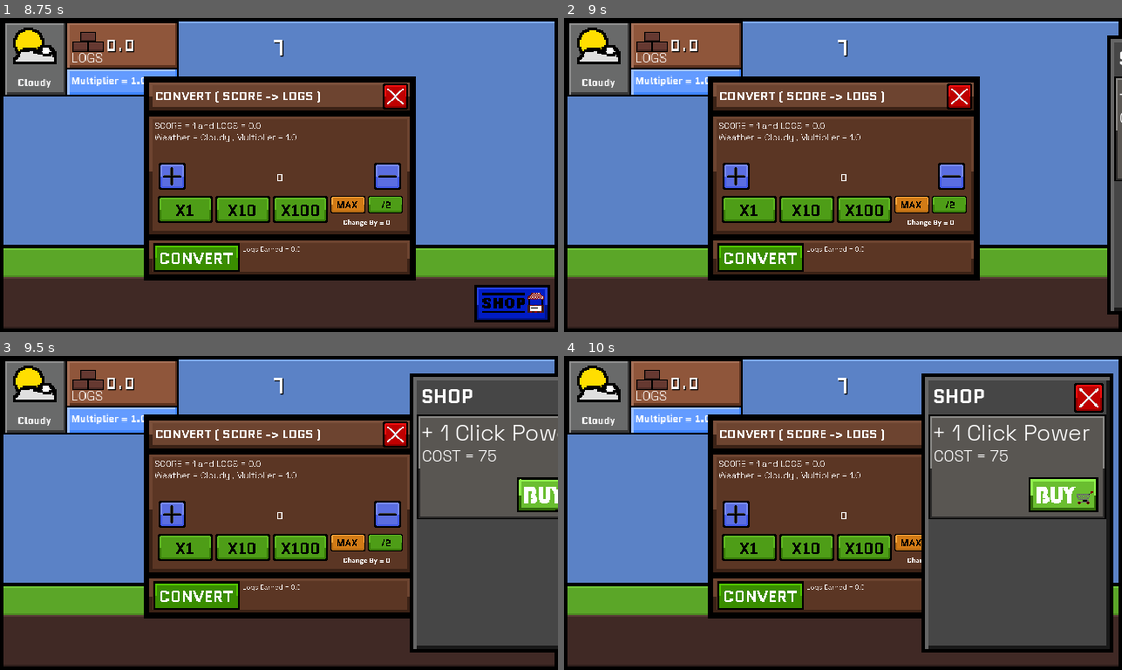
Above: before the commit, frames 1-4 (two rows, left to right).
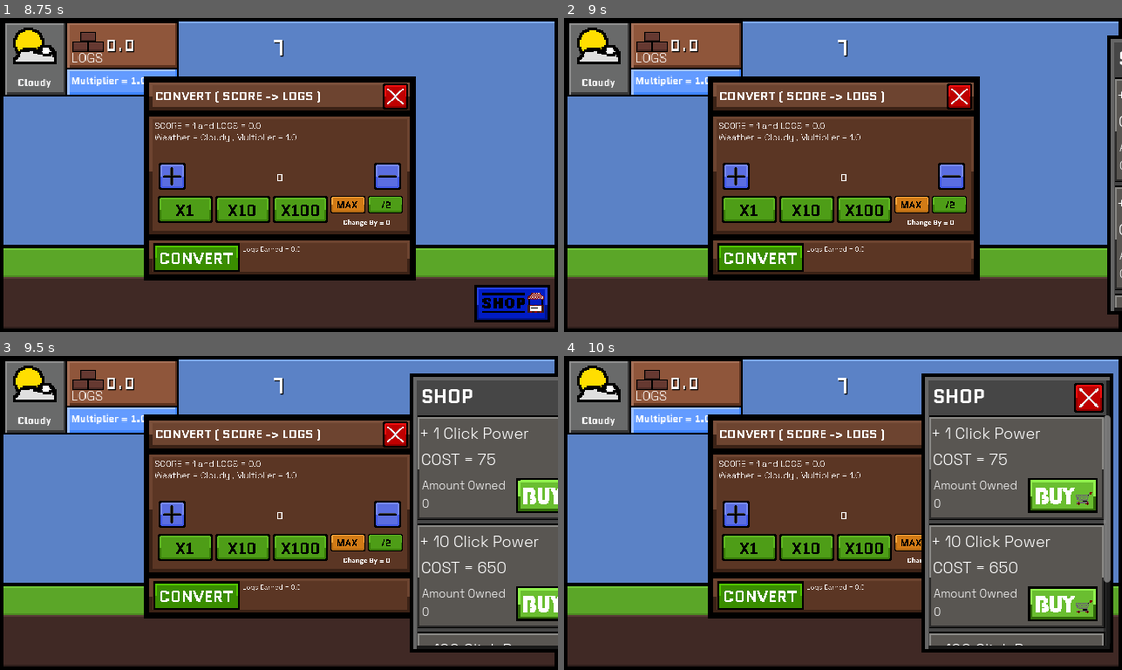
Above: after the commit, the same moments.

Repository: d3V-E/Tree-Game
Game: Godot game, scene res://scenes/main_game.tscn
Two runs of this game, one before a commit and one after it. Both use one fixed random seed, a clock stepped at 60 frames per second and the inputs below.
Inputs (mouse positions are in pixels of both pictures, inside the frame that each line leads up to):
- Up to frame 1 (8.75 s): click (279, 178) at 0.5 s; click (89, 36) at 1.25 s; click (195, 256) at 2 s; click (195, 256) at 2.75 s; click (172, 175) at 3.5 s; click (385, 175) at 4.25 s; click (184, 209) at 5 s; click (245, 209) at 5.75 s; click (301, 209) at 6.5 s; click (345, 203) at 7.25 s; click (385, 203) at 8 s
- Up to frame 2 (9 s): click (1077, 303) at 8.75 s
- Up to frame 3 (9.5 s): no input
- Up to frame 4 (10 s): click (1116, 494) at 9.5 s

Frame 1 is identical in both runs. In frame 2, 0.4% of the frame differs, in the area x 98-100%, y 18-93%; in frame 3, 4.1%; in frame 4, 6.0%, in the area x 65-98%, y 18-93%.

Commit message:
Update 6

Diff:
--- a/scenes/main_game.tscn
+++ b/scenes/main_game.tscn
@@ -386,35 +386,174 @@
 text = "SHOP"
 vertical_alignment = 1
 
-[node name="VBoxContainer" type="VBoxContainer" parent="CanvasLayer/Shopline" unique_id=884708750]
+[node name="ScrollContainer" type="ScrollContainer" parent="CanvasLayer/Shopline" unique_id=1301177699]
 offset_left = -101.0
 offset_top = -112.0
-offset_right = 103.0
+offset_right = 102.0
 offset_bottom = 152.0
-
-[node name="Click + 1" type="Sprite2D" parent="CanvasLayer/Shopline/VBoxContainer" unique_id=1847787695]
-position = Vector2(101, 59)
+horizontal_scroll_mode = 0
+vertical_scroll_mode = 2
+
+[node name="VBoxContainer" type="VBoxContainer" parent="CanvasLayer/Shopline/ScrollContainer" unique_id=884708750]
+layout_mode = 2
+size_flags_horizontal = 3
+size_flags_vertical = 3
+
+[node name="Control 1" type="Control" parent="CanvasLayer/Shopline/ScrollContainer/VBoxContainer" unique_id=1634692149]
+custom_minimum_size = Vector2(200, 120)
+layout_mode = 2
+
+[node name="Click + 1" type="Sprite2D" parent="CanvasLayer/Shopline/ScrollContainer/VBoxContainer/Control 1" unique_id=1847787695]
+position = Vector2(100, 60)
 texture = ExtResource("27_x3ega")
 
-[node name="+1 Click Header" type="RichTextLabel" parent="CanvasLayer/Shopline/VBoxContainer/Click + 1" unique_id=1325316510]
+[node name="+1 Click Header" type="RichTextLabel" parent="CanvasLayer/Shopline/ScrollContainer/VBoxContainer/Control 1/Click + 1" unique_id=1325316510]
 offset_left = -98.0
 offset_top = -56.0
 offset_right = 98.0
 offset_bottom = -22.0
 theme_override_fonts/normal_font = ExtResource("8_70vka")
-theme_override_font_sizes/normal_font_size = 26
+theme_override_font_sizes/normal_font_size = 18
 text = "+ 1 Click Power"
-
-[node name="Cost" type="RichTextLabel" parent="CanvasLayer/Shopline/VBoxContainer/Click + 1" unique_id=1093624889]
+vertical_alignment = 1
+metadata/_edit_use_anchors_ = true
+
+[node name="Cost" type="RichTextLabel" parent="CanvasLayer/Shopline/ScrollContainer/VBoxContainer/Control 1/Click + 1" unique_id=1093624889]
 offset_left = -96.0
-offset_top = -24.0
+offset_top = -21.0
 offset_right = 98.0
-offset_bottom = 1.0
+offset_bottom = 4.0
 theme_override_fonts/normal_font = ExtResource("8_70vka")
 theme_override_font_sizes/normal_font_size = 18
 text = "COST = 75"
 
-[node name="Buy1" type="TextureButton" parent="CanvasLayer/Shopline/VBoxContainer/Click + 1" unique_id=600202110]
+[node name="Amnt Owned Header" type="RichTextLabel" parent="CanvasLayer/Shopline/ScrollContainer/VBoxContainer/Control 1/Click + 1" unique_id=1040095986]
+offset_left = -95.0
+offset_top = 12.0
+offset_right = 9.0
+offset_bottom = 33.0
+theme_override_fonts/normal_font = ExtResource("8_70vka")
+theme_override_font_sizes/normal_font_size = 13
+text = "Amount Owned"
+
+[node name="Amnt Owned" type="RichTextLabel" parent="CanvasLayer/Shopline/ScrollContainer/VBoxContainer/Control 1/Click + 1" unique_id=771847579]
+offset_left = -95.0
+offset_top = 33.0
+offset_right = 9.0
+offset_bottom = 52.0
+theme_override_fonts/normal_font = ExtResource("8_70vka")
+theme_override_font_sizes/normal_font_size = 13
+text = "0"
+
+[node name="Buy1" type="TextureButton" parent="CanvasLayer/Shopline/ScrollContainer/VBoxContainer/Control 1/Click + 1" unique_id=600202110]
+offset_left = 13.0
+offset_top = 12.0
+offset_right = 93.0
+offset_bottom = 52.0
+texture_normal = ExtResource("28_dcudo")
+stretch_mode = 0
+
+[node name="Control 2" type="Control" parent="CanvasLayer/Shopline/ScrollContainer/VBoxContainer" unique_id=2075644477]
+custom_minimum_size = Vector2(200, 120)
+layout_mode = 2
+
+[node name="Click + 10" type="Sprite2D" parent="CanvasLayer/Shopline/ScrollContainer/VBoxContainer/Control 2" unique_id=1895605308]
+position = Vector2(100, 60)
+texture = ExtResource("27_x3ega")
+
+[node name="+10 Click Header" type="RichTextLabel" parent="CanvasLayer/Shopline/ScrollContainer/VBoxContainer/Control 2/Click + 10" unique_id=259484639]
+offset_left = -98.0
+offset_top = -56.0
+offset_right = 98.0
+offset_bottom = -22.0
+theme_override_fonts/normal_font = ExtResource("8_70vka")
+theme_override_font_sizes/normal_font_size = 18
+text = "+ 10 Click Power"
+vertical_alignment = 1
+metadata/_edit_use_anchors_ = true
+
+[node name="Cost 10" type="RichTextLabel" parent="CanvasLayer/Shopline/ScrollContainer/VBoxContainer/Control 2/Click + 10" unique_id=1085638454]
+offset_left = -96.0
+offset_top = -21.0
+offset_right = 98.0
+offset_bottom = 4.0
+theme_override_fonts/normal_font = ExtResource("8_70vka")
+theme_override_font_sizes/normal_font_size = 18
+text = "COST = 650"
+
+[node name="Amnt Owned Header 10" type="RichTextLabel" parent="CanvasLayer/Shopline/ScrollContainer/VBoxContainer/Control 2/Click + 10" unique_id=610843703]
+offset_left = -95.0
+offset_top = 12.0
+offset_right = 9.0
+offset_bottom = 33.0
+theme_override_fonts/normal_font = ExtResource("8_70vka")
+theme_override_font_sizes/normal_font_size = 13
+text = "Amount Owned"
+
+[node name="Amnt Owned 10" type="RichTextLabel" parent="CanvasLayer/Shopline/ScrollContainer/VBoxContainer/Control 2/Click + 10" unique_id=888639479]
+offset_left = -95.0
+offset_top = 33.0
+offset_right = 9.0
+offset_bottom = 52.0
+theme_override_fonts/normal_font = ExtResource("8_70vka")
+theme_override_font_sizes/normal_font_size = 13
+text = "0"
+
+[node name="Buy10" type="TextureButton" parent="CanvasLayer/Shopline/ScrollContainer/VBoxContainer/Control 2/Click + 10" unique_id=285459341]
+offset_left = 13.0
+offset_top = 12.0
+offset_right = 93.0
+offset_bottom = 52.0
+texture_normal = ExtResource("28_dcudo")
+stretch_mode = 0
+
+[node name="Control 3" type="Control" parent="CanvasLayer/Shopline/ScrollContainer/VBoxContainer" unique_id=1115617966]
+custom_minimum_size = Vector2(200, 120)
+layout_mode = 2
+
+[node name="Click + 100" type="Sprite2D" parent="CanvasLayer/Shopline/ScrollContainer/VBoxContainer/Control 3" unique_id=959015702]
+position = Vector2(100, 60)
+texture = ExtResource("27_x3ega")
+
+[node name="+100 Click Header" type="RichTextLabel" parent="CanvasLayer/Shopline/ScrollContainer/VBoxContainer/Control 3/Click + 100" unique_id=296076538]
+offset_left = -98.0
+offset_top = -56.0
+offset_right = 98.0
+offset_bottom = -22.0
+theme_override_fonts/normal_font = ExtResource("8_70vka")
+theme_override_font_sizes/normal_font_size = 18
+text = "+ 100 Click Power"
+vertical_alignment = 1
+metadata/_edit_use_anchors_ = true
+
+[node name="Cost 100" type="RichTextLabel" parent="CanvasLayer/Shopline/ScrollContainer/VBoxContainer/Control 3/Click + 100" unique_id=609394544]
+offset_left = -96.0
+offset_top = -21.0
+offset_right = 98.0
+offset_bottom = 4.0
+theme_override_fonts/normal_font = ExtResource("8_70vka")
+theme_override_font_sizes/normal_font_size = 18
+text = "COST = 6000"
+
+[node name="Amnt Owned Header 100" type="RichTextLabel" parent="CanvasLayer/Shopline/ScrollContainer/VBoxContainer/Control 3/Click + 100" unique_id=1239914121]
+offset_left = -95.0
+offset_top = 12.0
+offset_right = 9.0
+offset_bottom = 33.0
+theme_override_fonts/normal_font = ExtResource("8_70vka")
+theme_override_font_sizes/normal_font_size = 13
+text = "Amount Owned"
+
+[node name="Amnt Owned 100" type="RichTextLabel" parent="CanvasLayer/Shopline/ScrollContainer/VBoxContainer/Control 3/Click + 100" unique_id=1965798597]
+offset_left = -95.0
+offset_top = 33.0
+offset_right = 9.0
+offset_bottom = 52.0
+theme_override_fonts/normal_font = ExtResource("8_70vka")
+theme_override_font_sizes/normal_font_size = 13
+text = "0"
+
+[node name="Buy100" type="TextureButton" parent="CanvasLayer/Shopline/ScrollContainer/VBoxContainer/Control 3/Click + 100" unique_id=1205169505]
 offset_left = 13.0
 offset_top = 12.0
 offset_right = 93.0
@@ -450,5 +589,9 @@
 [connection signal="button_up" from="CanvasLayer/Shop" to="." method="_on_shop_button_up"]
 [connection signal="button_down" from="CanvasLayer/Shopline/Shop Close" to="." method="_on_shop_close_button_down"]
 [connection signal="button_up" from="CanvasLayer/Shopline/Shop Close" to="." method="_on_shop_close_button_up"]
-[connection signal="button_down" from="CanvasLayer/Shopline/VBoxContainer/Click + 1/Buy1" to="." method="_on_buy_1_button_down"]
-[connection signal="button_up" from="CanvasLayer/Shopline/VBoxContainer/Click + 1/Buy1" to="." method="_on_buy_1_button_up"]
+[connection signal="button_down" from="CanvasLayer/Shopline/ScrollContainer/VBoxContainer/Control 1/Click + 1/Buy1" to="." method="_on_buy_1_button_down"]
+[connection signal="button_up" from="CanvasLayer/Shopline/ScrollContainer/VBoxContainer/Control 1/Click + 1/Buy1" to="." method="_on_buy_1_button_up"]
+[connection signal="button_down" from="CanvasLayer/Shopline/ScrollContainer/VBoxContainer/Control 2/Click + 10/Buy10" to="." method="_on_buy_10_button_down"]
+[connection signal="button_up" from="CanvasLayer/Shopline/ScrollContainer/VBoxContainer/Control 2/Click + 10/Buy10" to="." method="_on_buy_10_button_up"]
+[connection signal="button_down" from="CanvasLayer/Shopline/ScrollContainer/VBoxContainer/Control 3/Click + 100/Buy100" to="." method="_on_buy_100_button_down"]
+[connection signal="button_up" from="CanvasLayer/Shopline/ScrollContainer/VBoxContainer/Control 3/Click + 100/Buy100" to="." method="_on_buy_100_button_up"]
--- a/scripts/main_game.gd
+++ b/scripts/main_game.gd
@@ -25,9 +25,9 @@
 @onready var cloudyb : Sprite2D = $CanvasLayer/Cloudy
 @onready var shopanim: AnimationPlayer = $CanvasLayer/Shopline/AnimationPlayer
 @onready var shopclose: TextureButton = $"CanvasLayer/Shopline/Shop Close"
-@onready var buyone: TextureButton = $"CanvasLayer/Shopline/VBoxContainer/Click + 1/Buy1"
-
-
+@onready var buyone: TextureButton = $"CanvasLayer/Shopline/ScrollContainer/VBoxContainer/Control 1/Click + 1/Buy1"
+@onready var buyten: TextureButton = $"CanvasLayer/Shopline/ScrollContainer/VBoxContainer/Control 2/Click + 10/Buy10"
+@onready var buyhundred : TextureButton = $"CanvasLayer/Shopline/ScrollContainer/VBoxContainer/Control 3/Click + 100/Buy100"
 
 
 
@@ -40,7 +40,11 @@
 var converttext = 0
 var click = 1
 var clickone = 75
-
+var amntowned = 0
+var clickten = 650
+var amntownedten = 0
+var clickhundred = 6000
+var amntownedhundred = 0
 
 var rarities = {"Cloudy" : 1000,
 				"Sunny" : 500,
@@ -115,6 +119,8 @@
 	xhalf.pivot_offset = xhalf.size / 2
 	shopclose.pivot_offset = shopclose.size / 2
 	buyone.pivot_offset = buyone.size / 2
+	buyten.pivot_offset = buyten.size / 2
+	buyhundred.pivot_offset = buyhundred.size / 2
 	$CanvasLayer/Score.text = str(score)
 	$"CanvasLayer/Stats/Log Count".text = str(wood)
 	hconverttree()
@@ -471,4 +477,55 @@
 		wood -= clickone
 		click += 1
 		clickone += 25
-		$"CanvasLayer/Shopline/VBoxContainer/Click + 1/Cost".text ="COST = " + str(clickone)
+		amntowned += 1
+		$"CanvasLayer/Shopline/ScrollContainer/VBoxContainer/Control 1/Click + 1/Cost".text ="COST = " + str(clickone)
+		$"CanvasLayer/Shopline/ScrollContainer/VBoxContainer/Control 1/Click + 1/Amnt Owned".text = str(amntowned)
+
+
+
+
+
+
+func _on_buy_10_button_down():
+	var tween = get_tree().create_tween()
+	tween.tween_property(buyten , "scale" , Vector2(.9 ,.9) ,.1)
+
+
+
+
+
+
+func _on_buy_10_button_up():
+	var tween = get_tree().create_tween()
+	tween.tween_property(buyten , "scale" , Vector2(1 , 1), .1)
+	if wood >= clickten:
+		wood -= clickten
+		click += 10
+		clickten += 175
+		amntownedten += 1
+		$"CanvasLayer/Shopline/ScrollContainer/VBoxContainer/Control 2/Click + 10/Cost 10".text ="COST = " + str(clickten)
+		$"CanvasLayer/Shopline/ScrollContainer/VBoxContainer/Control 2/Click + 10/Amnt Owned 10".text = str(amntownedten)
+
+
+
+
+
+
+func _on_buy_100_button_down():
+	var tween = get_tree().create_tween()
+	tween.tween_property(buyhundred , "scale" , Vector2(.9 ,.9), .1)
+
+
+
+
+
+func _on_buy_100_button_up():
+	var tween = get_tree().create_tween()
+	tween.tween_property(buyhundred , "scale" , Vector2(1 , 1), .1)
+	if wood >= clickhundred:
+		wood -= clickhundred
+		click += 100
+		clickhundred += 1250
+		amntownedhundred += 1
+		$"CanvasLayer/Shopline/ScrollContainer/VBoxContainer/Control 3/Click + 100/Cost 100".text = "COST = " + str(clickhundred)
+		$"CanvasLayer/Shopline/ScrollContainer/VBoxContainer/Control 3/Click + 100/Amnt Owned 100".text = str(amntownedhundred)
